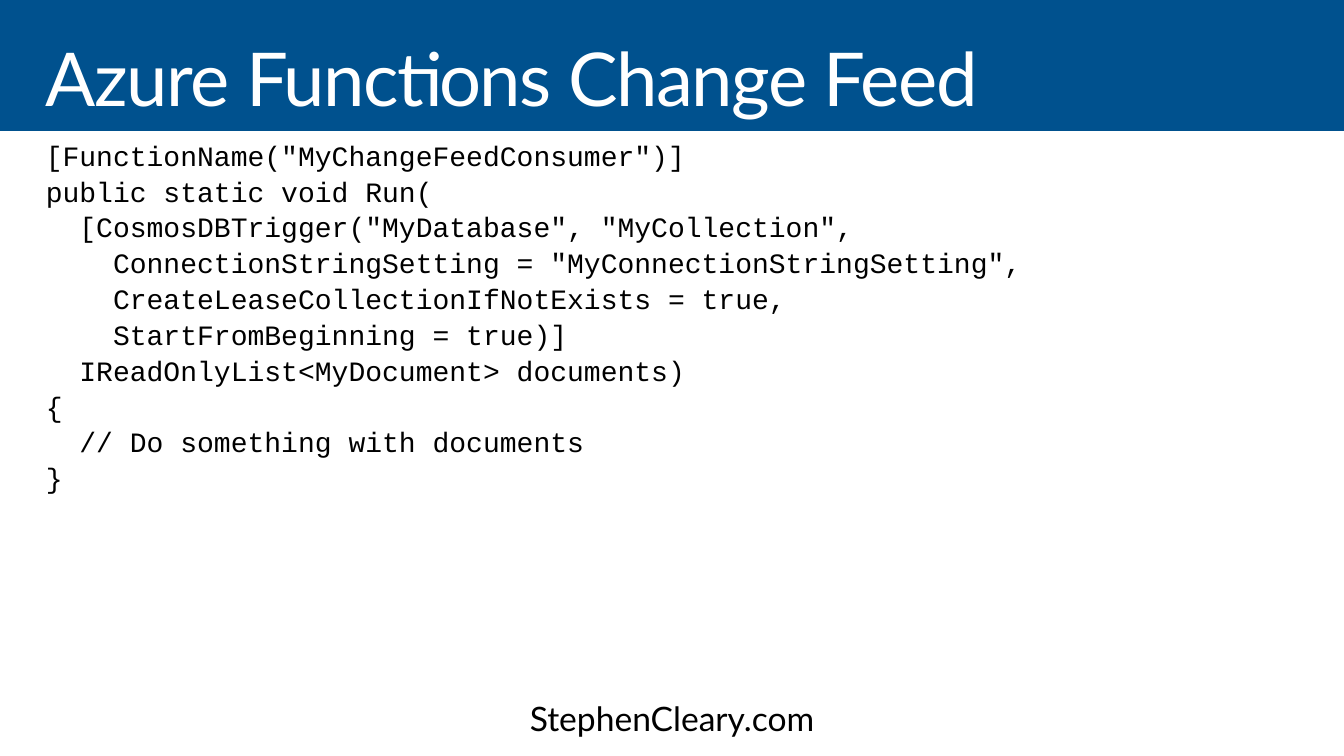
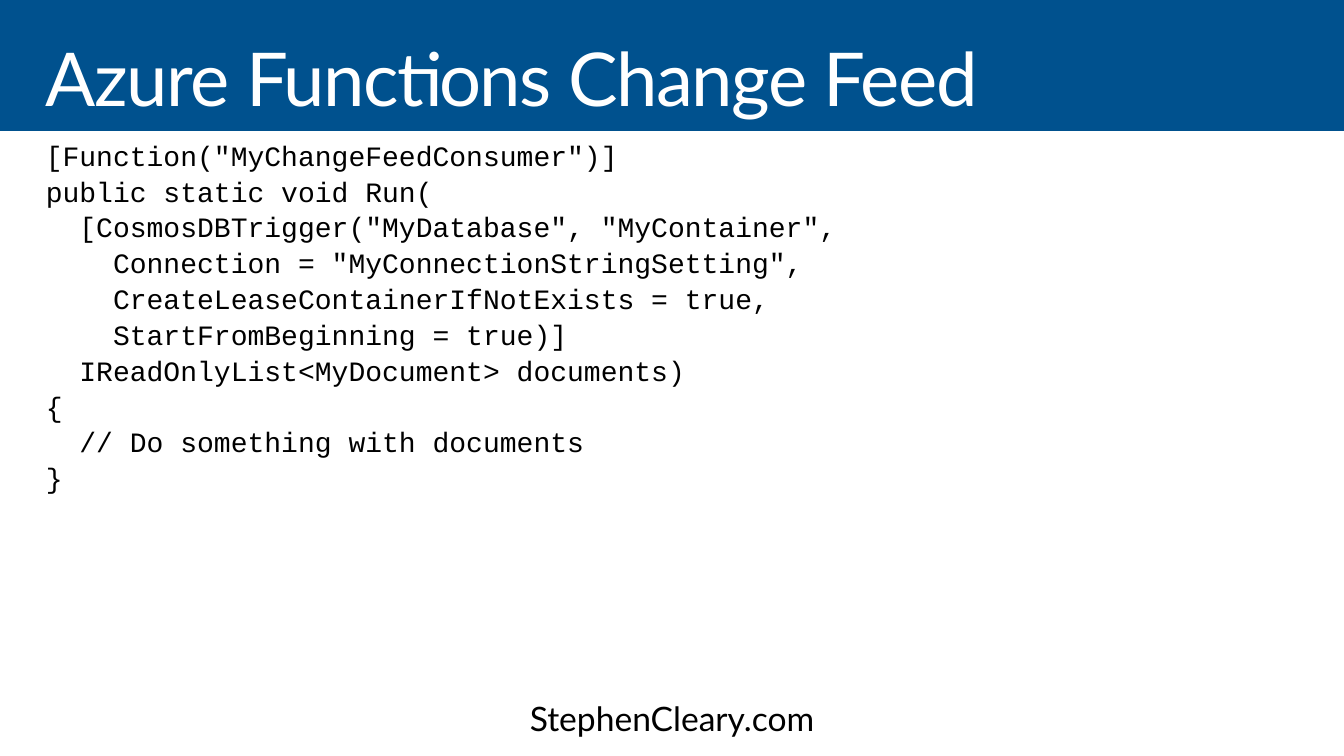
Before and after one commit to StephenCleary/Presentations, a slide deck: slide 56 of CosmosDB/CosmosDB - 16.9.pptx (slide 53 before the commit). Drawn at 1344x756 pixels with LibreOffice and Linux fonts; fonts in the diff are those of the drawing. Boxes give left, top, right and bottom in pixels: in the first picture for what was removed or moved away, otherwise in the second. Text is boxed around its words. In the diff, an @@ line names an element or a change of style, - is before the commit and + after.

```diff
--- a/CosmosDB/CosmosDB - 16.9.pptx
+++ b/CosmosDB/CosmosDB - 16.9.pptx
@@ text at (46,146,618,172): text changed @@
-[FunctionName("MyChangeFeedConsumer")]
+[Function("MyChangeFeedConsumer")]
@@ text at (79,218,836,314): text changed @@
-[CosmosDBTrigger("MyDatabase", "MyCollection",
-ConnectionStringSetting = "MyConnectionStringSetting",
-CreateLeaseCollectionIfNotExists = true,
+[CosmosDBTrigger("MyDatabase", "MyContainer",
+Connection = "MyConnectionStringSetting",
+CreateLeaseContainerIfNotExists = true,
```
Also in this commit, not shown: 23 other slides changed, 3 slides added, 5 other files.
